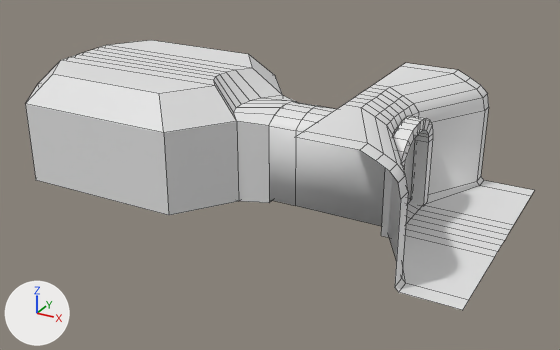
The FBX model Group project/FBX/TrenchPieces/Mixed UV/Trenches_set5_low.fbx: old version first, new version second.
Rendered twice from a 50 mm lens placed at (-11.0, 64.15, 8.99), pointed at (-20.33, 81.1, 0.51). Every picture has the same lights, and +X, +Y and +Z are marked at lower left. The picture after the commit comes second. Mesh edges are drawn as thin lines. Where no turn or scale is listed for an object, it has been applied to the vertices. Vertices at exactly the same position are counted once.

The scene before the commit, as lines of its bpy script (objects in view):
```python
me_plane_016 = bpy.data.meshes.new('Plane.016')
me_plane_016.from_pydata(...)  # 127 vertices, 102 faces; spans x -3.18..2.83, y -3.4..3.32, z -1.59..1.49
me_plane_016.materials.append(mat_trench_set5)  # white #e7e7e7
me_plane_028 = bpy.data.meshes.new('Plane.028')
me_plane_028.from_pydata(...)  # 60 vertices, 58 faces; spans x -0.21..0.21, y -1.2..1.2, z -2.49..0.16
me_plane_028.materials.append(mat_trench_set5)  # white #e7e7e7
me_plane_031 = bpy.data.meshes.new('Plane.031')
me_plane_031.from_pydata(...)  # 68 vertices, 60 faces; spans x -4.89..2.71, y -2.82..2.82, z -1.6..1.41
me_plane_031.materials.append(mat_trench_set5)  # white #e7e7e7
ob_arch_low = bpy.data.objects.new('Arch_low', me_plane_028)
ob_arch_low.location = (-16.76, 81.28, 2.49)
ob_bunker_low = bpy.data.objects.new('Bunker_low', me_plane_031)
ob_bunker_low.location = (-22.95, 81.28, 1.6)
ob_trenchdoorway = bpy.data.objects.new('TrenchDoorway', me_plane_016)
ob_trenchdoorway.location = (-17.06, 81.26, 1.59)
```
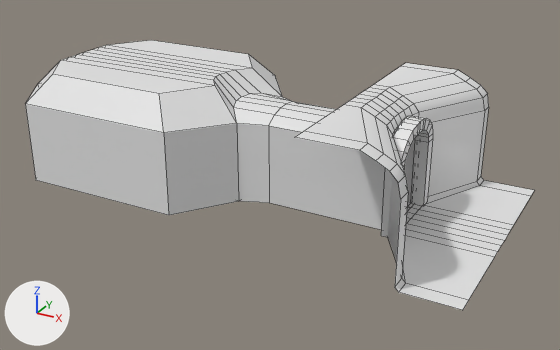
Pixel boxes (x1, y1, x2, y2) of what changed, in the pictures (560 x 350 px):
'Bunker_low', reshaped (44% wider, 9% taller)
    before: (26, 40, 296, 215)
    after: (26, 40, 415, 230)
'TrenchDoorway', reshaped (10% narrower)
    before: (269, 63, 534, 310)
    after: (295, 63, 534, 310)
part 1 of me_plane_031, reshaped
    before: (159, 55, 296, 215)
    after: (159, 55, 415, 230)
part 2 of me_plane_016, cut back
    before: (269, 101, 485, 283)
    after: (388, 111, 485, 283)

Edits to the bpy script that builds the scene:
```text
Change me_plane_031:
    used by ob_bunker_low; location = (-22.95, 81.28, 1.6)
    remove me_plane_031.from_pydata(...)  # 68 vertices, 60 faces; spans x -4.89..2.71, y -2.82..2.82, z -1.6..1.41
    add me_plane_031.from_pydata(...)  # 82 vertices, 74 faces; spans x -4.89..6.11, y -2.82..2.82, z -1.6..1.41
    me_plane_031 part 1
    3 vertices in x 1.33..1.39, y -0.34..0.34, z 0.67 move by (0.0, 0.0, 0.2)
    5 vertices move from x 1.54..2.71, y -1.22..1.22, z 0.67..0.78 to x 1.54..2.71, y -1.22..1.22, z 0.61..0.81
    14 new vertices lie (3.4, 0.0, 0.0) away from vertices in x 2.71, y -0.92..0.92, z -1.6..0.9
    14 new faces join them
Change me_plane_016:
    used by ob_trenchdoorway; location = (-17.06, 81.26, 1.59)
    remove me_plane_016.from_pydata(...)  # 127 vertices, 102 faces; spans x -3.18..2.83, y -3.4..3.32, z -1.59..1.49
    add me_plane_016.from_pydata(...)  # 99 vertices, 74 faces; spans x -1.12..2.83, y -3.4..3.32, z -1.59..1.49
    me_plane_016 part 2
    28 vertices are removed from x -3.18..-2.4, y -0.9..0.94, z -1.49..0.91
    28 faces are deleted
    7 vertices in x 0.13, y -0.9..0.94, z -1.49 move by (0.0, 0.0, -0.08)
```
